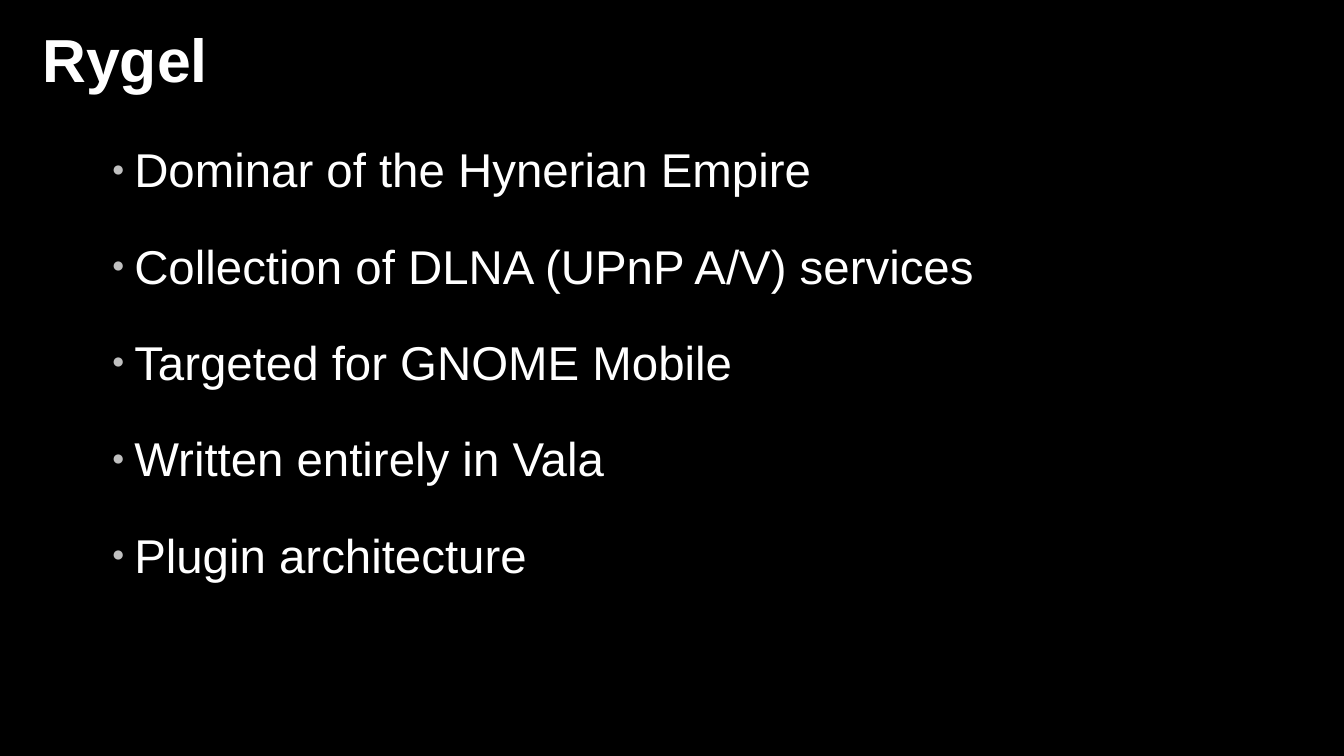
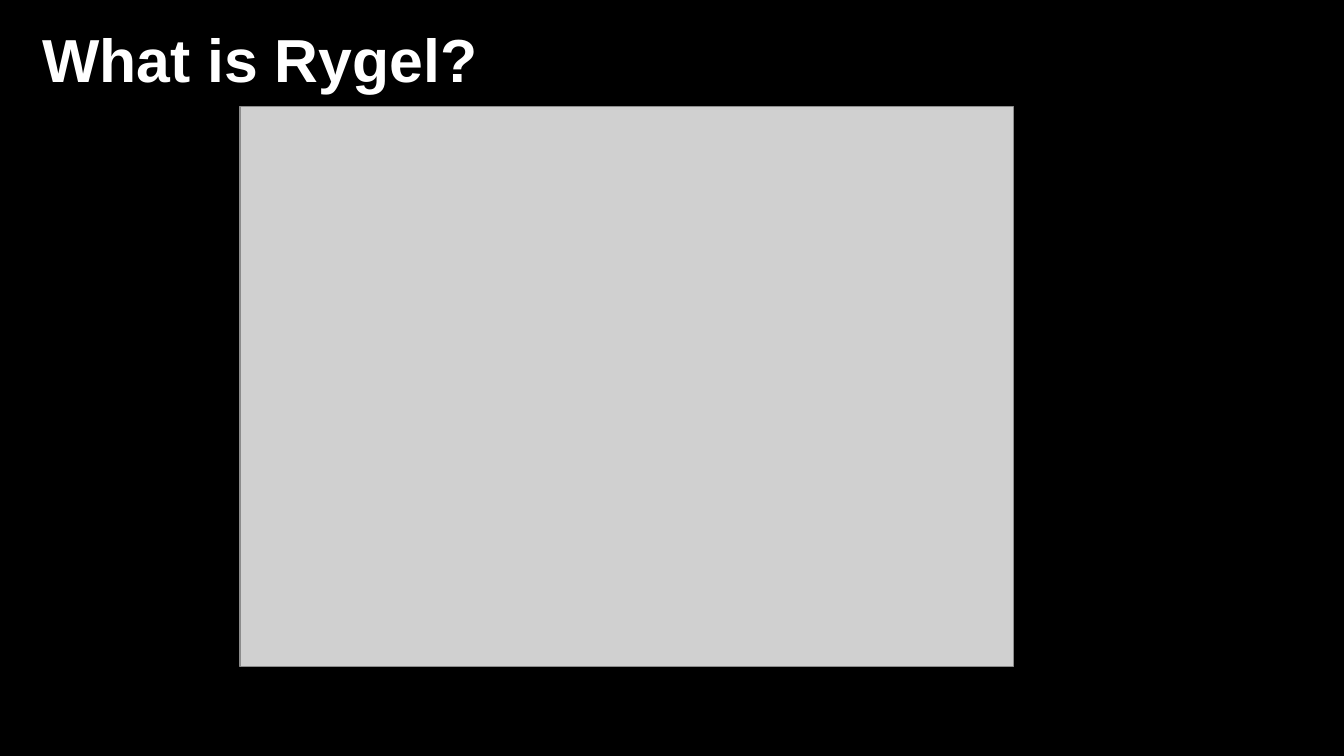
Before and after one commit to zeenix/rygel-presentation-2009, a slide deck: slide 8 of slides.odp. Drawn at 1344x756 pixels with LibreOffice and Linux fonts; fonts in the diff are those of the drawing; grey boxes stand for pictures; background and template pictures are left out. Boxes give left, top, right and bottom in pixels: in the first picture for what was removed or moved away, otherwise in the second. Text is boxed around its words. In the diff, an @@ line names an element or a change of style, - is before the commit and + after.

Commit message:
More interesting intro to Rygel

```diff
--- a/slides.odp
+++ b/slides.odp
@@ title at box(42, 38, 477, 93): text changed @@
-Rygel
+What is Rygel?
@@ picture added at box(240, 107, 1013, 667) @@
@@ text removed at box(134, 152, 974, 583) @@
-● Dominar of the Hynerian Empire
-● Collection of DLNA (UPnP A/V) services
-● Targeted for GNOME Mobile
-● Written entirely in Vala
-● Plugin architecture
```
Also in this commit, not shown: 1 other slide changed, 1 other file.
